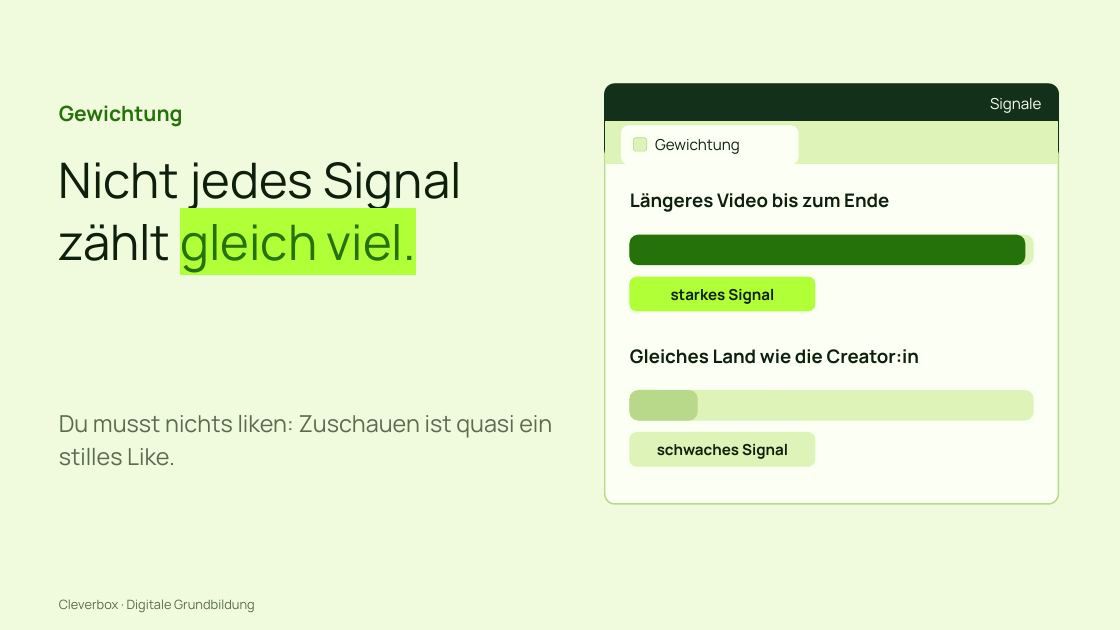
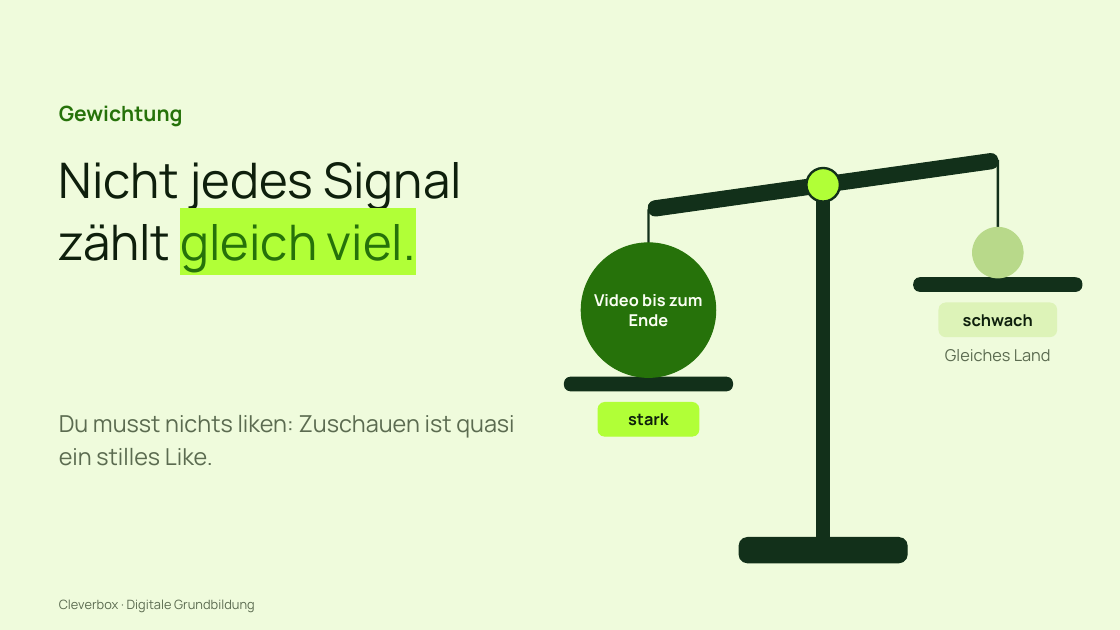
Before and after one commit to arminheske/claudecloud, a slide deck: slide 9 of videoslides/cleverbox-tiktok-slides.pptx. Drawn at 1120x630 pixels with LibreOffice and Linux fonts; fonts in the diff are those of the drawing. Boxes give left, top, right and bottom in pixels: in the first picture for what was removed or moved away, otherwise in the second. Text is boxed around its words. In the diff, an @@ line names an element or a change of style, - is before the commit and + after.

```diff
--- a/videoslides/cleverbox-tiktok-slides.pptx
+++ b/videoslides/cleverbox-tiktok-slides.pptx
@@ rounded rectangle removed at (605, 84, 1059, 504) @@
@@ text removed at (990, 98, 1042, 113) @@
-Signale
@@ rounded rectangle removed at (622, 126, 798, 164) @@
@@ rounded rectangle removed at (634, 138, 647, 151) @@
@@ text removed at (655, 139, 740, 154) @@
-Gewichtung
@@ rounded rectangle at (648, 153, 999, 217): rectangle to rounded rectangle; fill #DDF3B8 to #12301A; outline #DDF3B8 1 pt to #12301A 1 pt; rotation 0 to 352 degrees @@
@@ ellipse added at (807, 168, 840, 202), fill #B1FF37, outline #12301A 2 pt @@
@@ line added from (998, 160) to (998, 278), #12301A 2 pt @@
@@ line added from (649, 209) to (649, 377), #12301A 2 pt @@
@@ rectangle added at (817, 185, 830, 538), fill #12301A, outline #12301A 1 pt @@
@@ rounded rectangle removed at (630, 235, 1033, 265) @@
@@ rounded rectangle removed at (630, 235, 1025, 265) @@
@@ ellipse added at (973, 228, 1023, 278), fill #B8D98A, outline #B8D98A 1 pt @@
@@ ellipse added at (581, 243, 716, 377), fill #26720A, outline #26720A 1 pt @@
@@ text "Video bis zum Ende" at (594, 294, 703, 327): vertical alignment top to middle @@
@@ text at (594, 294, 703, 327): text changed; size 16 to 14 pt; text colour #0E1F0C to #FBFFF4 @@
-Längeres Video bis zum Ende
+Video bis zum Ende
@@ rounded rectangle removed at (630, 277, 815, 311) @@
@@ text removed at (671, 289, 774, 304) @@
-starkes Signal
@@ rounded rectangle added at (914, 278, 1082, 292), fill #12301A, outline #12301A 1 pt @@
@@ rounded rectangle at (939, 303, 1057, 337): proportions changed @@
@@ rounded rectangle: place and size @@
-rounded rectangle at (630, 391, 1033, 420)
+rounded rectangle at (939, 303, 1057, 337)
@@ text added at (963, 314, 1033, 327), 14 pt, text #0E1F0C, bold @@
+schwach
@@ text at (945, 349, 1051, 361): text changed; size 16 to 14 pt; text colour #0E1F0C to #5B6B50; bold off @@
-Gleiches Land wie die Creator:in
+Gleiches Land
@@ rounded rectangle added at (565, 377, 733, 391), fill #12301A, outline #12301A 1 pt @@
@@ text "Du musst nichts liken: Zuschauen ..." rewrapped from (59, 415, 552, 466) to (59, 415, 514, 466) @@
@@ rounded rectangle: place and size @@
-rounded rectangle at (630, 391, 697, 420)
+rounded rectangle at (598, 402, 699, 436)
@@ rounded rectangle at (598, 402, 699, 436): fill #B8D98A to #B1FF37; outline #B8D98A 1 pt to #B1FF37 1 pt; proportions changed @@
@@ text added at (628, 413, 669, 426), 14 pt, text #0E1F0C, bold @@
+stark
@@ rounded rectangle removed at (630, 433, 815, 466) @@
@@ text removed at (657, 444, 788, 459) @@
-schwaches Signal
@@ rounded rectangle: place and size @@
-rounded rectangle at (605, 84, 1059, 160)
+rounded rectangle at (739, 538, 907, 563)
@@ rounded rectangle at (739, 538, 907, 563): proportions changed @@
```
Also in this commit, not shown: 15 other slides changed.
